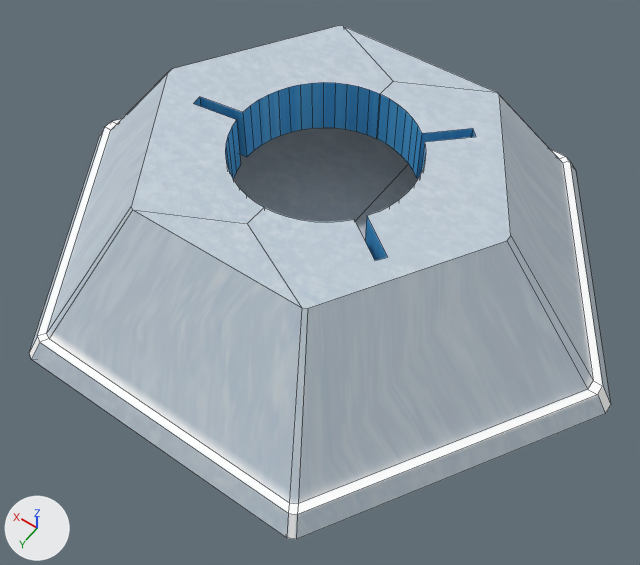
Renders of the FBX model Assets/6_Design/Enviroment/base.fbx from each side of a commit.
Both versions are drawn from a 50 mm camera at (-0.0283, 0.0404, 0.0601) aimed at (-0.0026, 0.0043, 0.0034). The axes (+X, +Y, +Z) are drawn at lower left. The lights are the same throughout. Mesh edges are drawn as thin lines. Where no turn or scale is listed for an object, it has been applied to the vertices.

The first picture shows 'base2'.
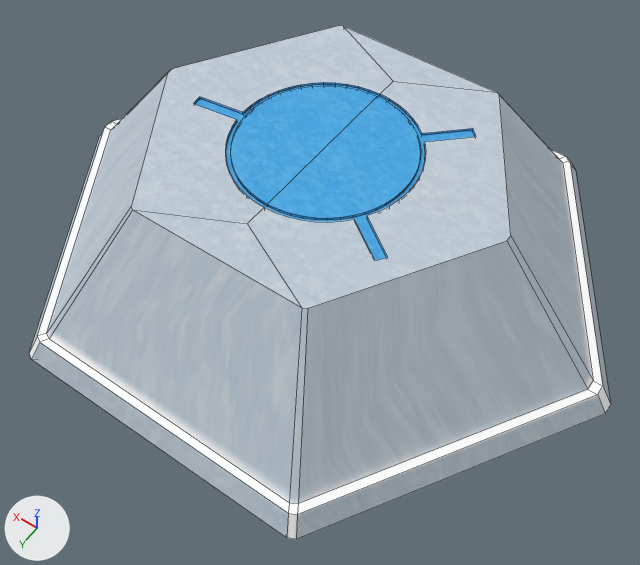
Commit message: base fixed

Where the newer file only moved an object's origin or applied its transform, the numbers keep the older frame.

Where the change shows, as pixel boxes (x1, y1, x2, y2) in the pictures (640 x 565 px):
```json
{"object": "hole", "change": "added", "after": [195, 84, 475, 260], "on screen": "blue"}
```

The change, as JSON lines over the scene's bpy script:
```json
{"op": "add", "block": "me_mesh_001", "code": ["me_mesh_001 = bpy.data.meshes.new('Mesh.001')", "me_mesh_001.from_pydata(...)  # 162 vertices, 56 faces; spans x -0.0106..0.0106, y -0.0079..0.0079, z -0.0002..0.0", "me_mesh_001.materials.append(mat_base)  # picture img_base_tex_jpg"]}
{"op": "add", "block": "ob_hole", "code": ["ob_hole = bpy.data.objects.new('hole', me_mesh_001)", "ob_hole.location = (0.00091, -0.00038, 0.0135)"]}
```
